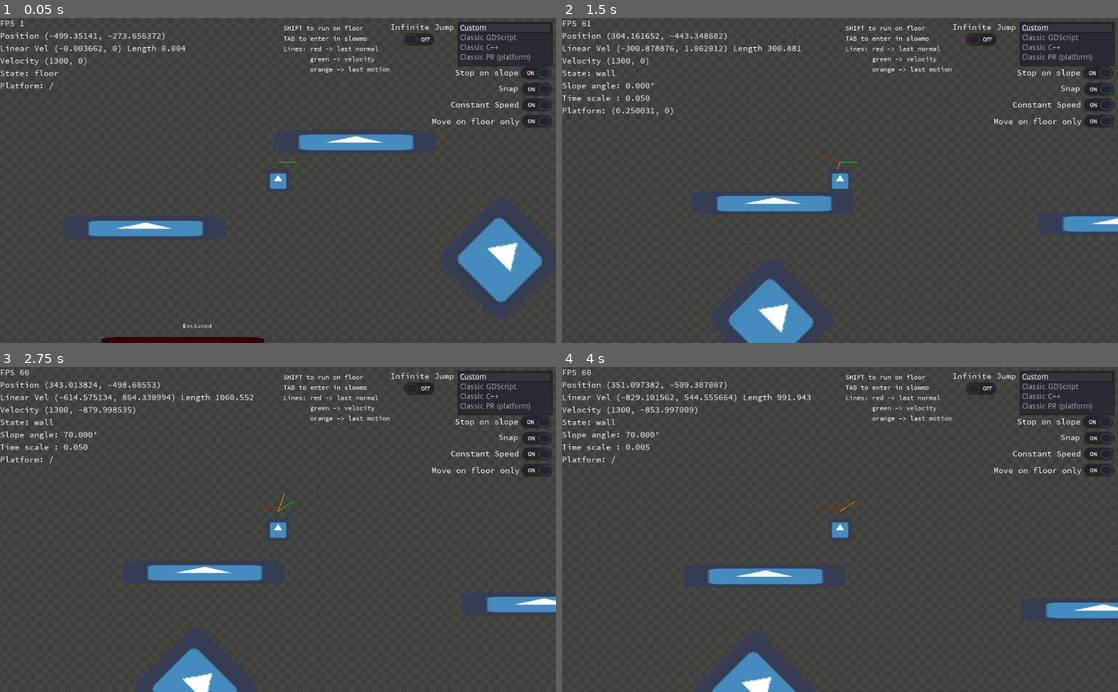
Above: before the commit, frames 1-4 (two rows, left to right).
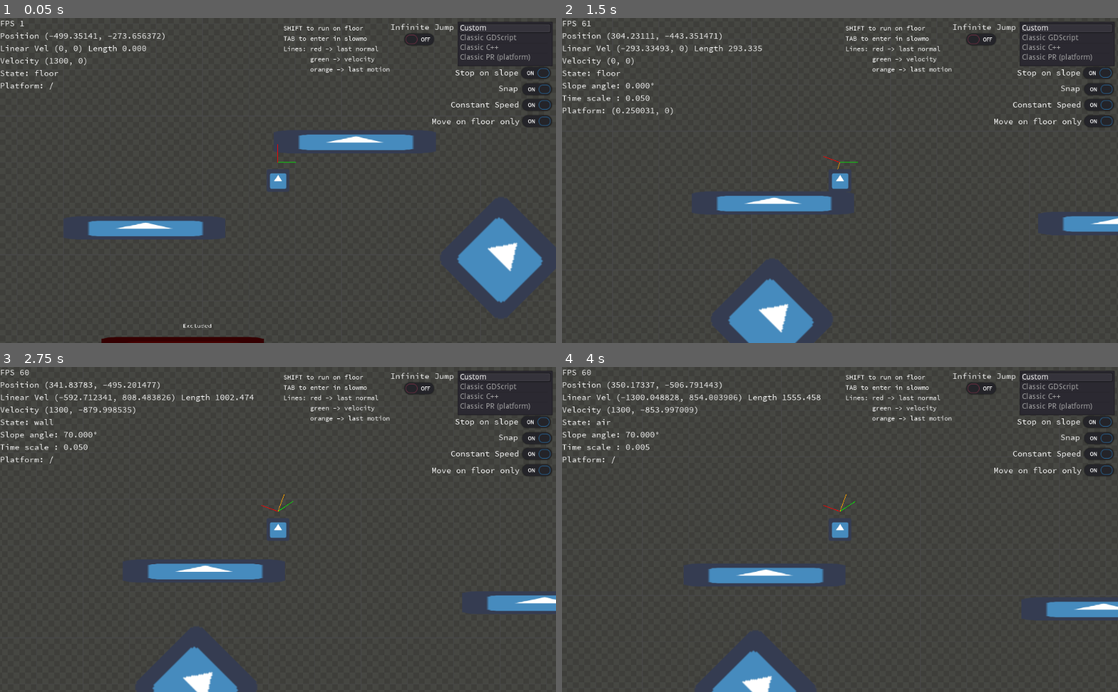
Above: after the commit, the same moments.

Repository: fabriceci/move_and_slide
Game: Godot game, scene res://World.tscn
Same seed, same stepped clock (60 frames per second), same inputs: the game is played once before the commit and once after it. The engine's default icon, where the game draws it, is replaced by a stand-in: a white triangle on a blue panel in a dark square.
Inputs:
- Up to frame 1 (0.05 s): no input
- Up to frame 2 (1.5 s): tap Enter (ui_accept) at 0.5, 0.77 s; hold Shift (run) 0.53-1.28 s; hold Right (ui_right) from 0.53 s (still down); tap Tab (slow) at 1.35 s
- Up to frame 3 (2.75 s): tap Enter (ui_accept) at 1.52 s; release Right (ui_right) at 2.03 s; hold Left (ui_left) from 2.03 s (still down); hold Shift (run) from 2.03 s (still down)
- Up to frame 4 (4 s): release Left (ui_left) at 2.78 s; release Shift (run) at 2.78 s; hold Right (ui_right) from 2.78 s (still down); tap Tab (slow) at 2.85 s; tap Enter (ui_accept) at 3.02, 3.77 s; hold Shift (run) from 3.53 s (still down)

The runs differ from the first frame. In frame 1, 0.2% of the frame differs, in the area x 10-34%, y 8-11%; in frame 2, 0.5%; in frame 3, 1.0%; in frame 4, 1.1%, in the area x 6-100%, y 4-100%.

Commit message:
Proper fix for sliding disabled in constant speed mode

Diff:
--- a/Player/Custom/PlayerCustom.gd
+++ b/Player/Custom/PlayerCustom.gd
@@ -199,12 +199,12 @@
 				else:
 					on_wall = true
 
-			if on_floor:
+			if not on_floor:
 				sliding_enabled = true
 
 			# compute motion
 			# constant speed
-			if on_floor and constant_speed_on_floor and can_apply_constant_speed:
+			if on_floor and sliding_enabled and constant_speed_on_floor and can_apply_constant_speed:
 					var slide: Vector2 = collision.remainder.slide(collision.normal).normalized()
 					if not slide.is_equal_approx(Vector2.ZERO):
 						motion = slide * (original_motion.slide(p_up_direction).length() - collision.travel.slide(p_up_direction).length())  # alternative use original_motion.length() to also take account of the y value
